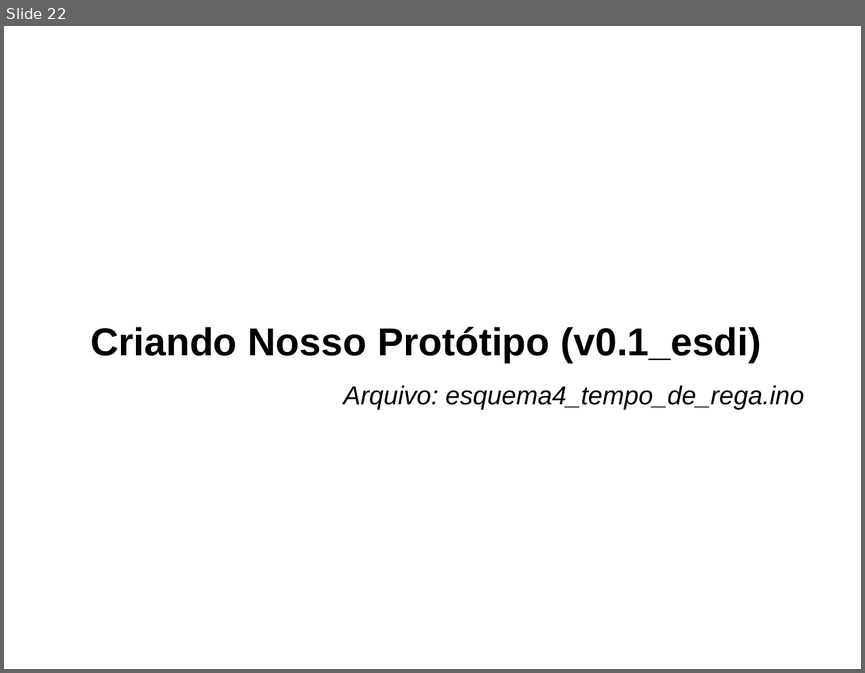
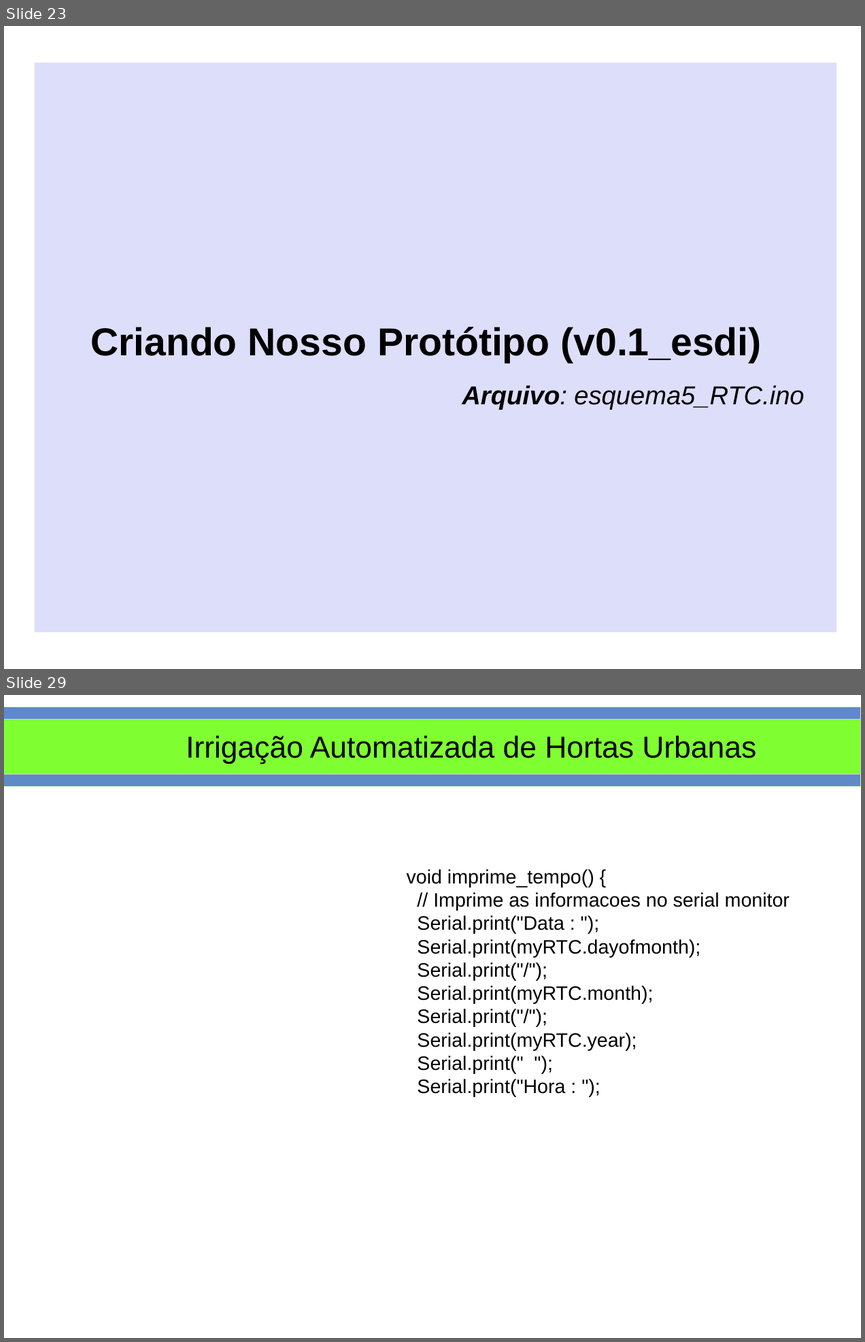
Before and after one commit to smjacques/Horta-Automatizada-ESDI, a slide deck: Slides/Uso de Arduino para Irrigação Automatizada de Hortas Urbanas.odp. Shown one above the other, each under a label of ours: slide 22 before the commit, slides 23 and 29 after it; the slides between them are not shown. The pictures are 865x673 and 865x1342 pixels, drawn with LibreOffice and Linux fonts; fonts in the diff are those of the drawing; background and template pictures are left out. Boxes give left, top, right and bottom in pixels: in the first picture for what was removed or moved away, otherwise in the second. Text is boxed around its words. In the diff, an @@ line names an element or a change of style, - is before the commit and + after.

```diff
--- a/Slides/Uso de Arduino para Irrigação Automatizada de Hortas Urbanas.odp
+++ b/Slides/Uso de Arduino para Irrigação Automatizada de Hortas Urbanas.odp
@@ slide 29 added at (4, 695, 861, 1338), background #FFFFFF @@
@@ rectangle added at (4, 707, 861, 787), fill #5E8AC7, outline #E0EFD4 0 pt @@
@@ rectangle added at (4, 719, 861, 775), fill #7FFF32, outline #CCCCCC 0 pt @@
@@ title added at (186, 735, 756, 764), 28 pt, text #000000 @@
+Irrigação Automatizada de Hortas Urbanas
@@ text added at (407, 869, 789, 1097), 18 pt, text #000000 @@
+void imprime_tempo() {
+// Imprime as informacoes no serial monitor
+Serial.print("Data : ");
+Serial.print(myRTC.dayofmonth);
+Serial.print("/");
+Serial.print(myRTC.month);
+Serial.print("/");
+Serial.print(myRTC.year);
+Serial.print(" ");
+Serial.print("Hora : ");
@@ what was slide 22 is now slide 23 @@
@@ slide 23 changed as well @@
@@ rectangle: place and size @@
-rectangle at (35, 106, 836, 589)
+rectangle at (35, 63, 836, 632)
@@ rectangle at (35, 63, 836, 632): fill #FFFFFE at 59% opacity to #C7C9F8 at 60% opacity @@
@@ text at (462, 385, 804, 410): text changed @@
-Arquivo: esquema4_tempo_de_rega.ino
+Arquivo: esquema5_RTC.ino
```
Also in this commit, not shown: 21 other slides changed, 7 other slides added, 4 slides removed, 17 other files.
